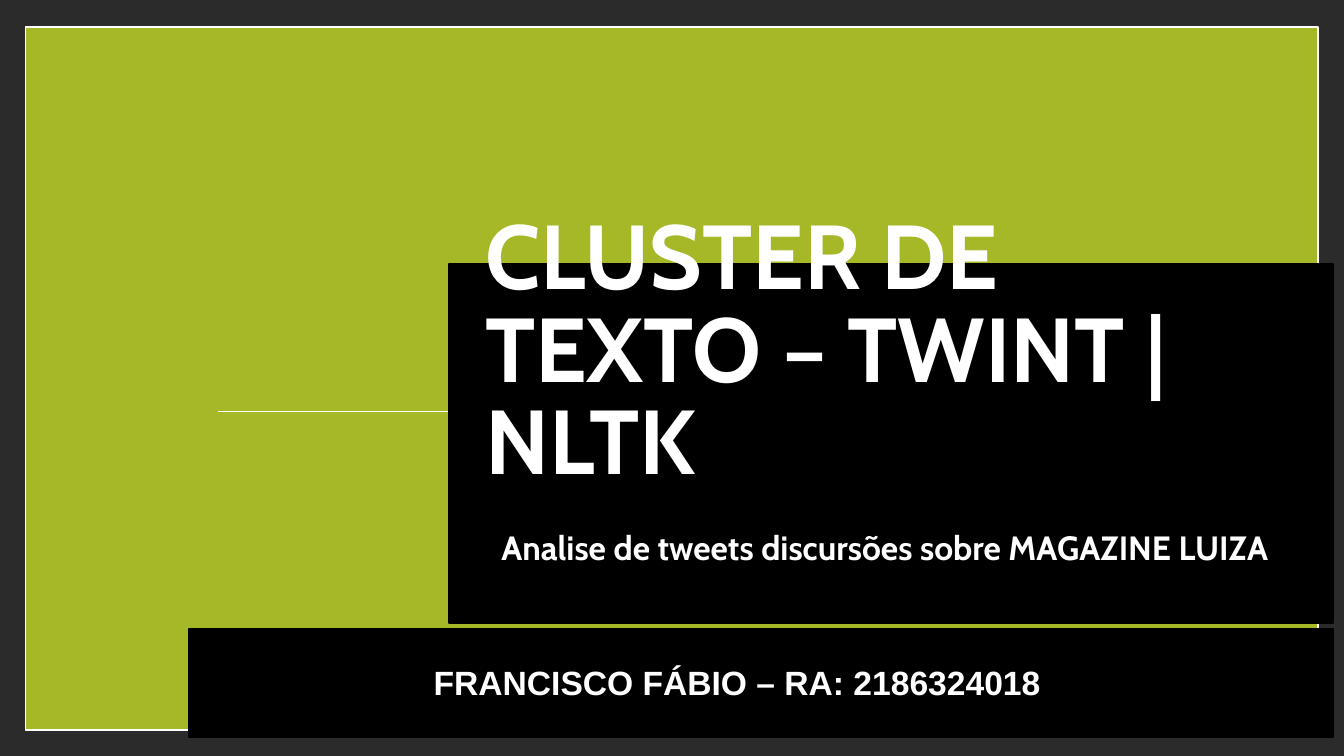
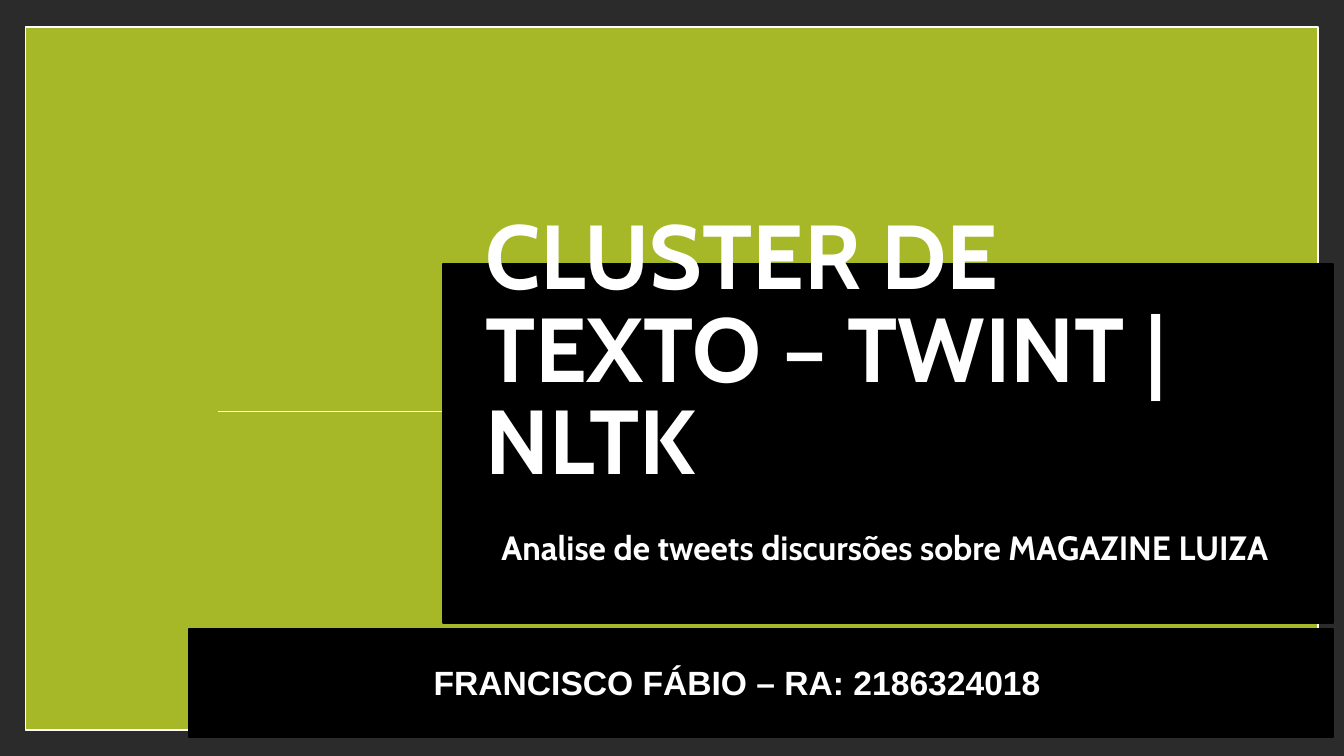
Before and after one commit to franciscofabio/Cluster_texto_NLTK, a slide deck: slide 1 of Cluster de texto – twint.pptx. Drawn at 1344x756 pixels with LibreOffice and Linux fonts; fonts in the diff are those of the drawing; background and template pictures are left out; a plain dark background stands for a picture behind light text. Boxes give left, top, right and bottom in pixels: in the first picture for what was removed or moved away, otherwise in the second. Text is boxed around its words. In the diff, an @@ line names an element or a change of style, - is before the commit and + after.

Commit message:
Finalização dos insights magalu - update slide

```diff
--- a/Cluster de texto – twint.pptx
+++ b/Cluster de texto – twint.pptx
@@ rectangle: place and size @@
-rectangle at box(449, 264, 1333, 623)
+rectangle at box(443, 264, 1333, 623)
```
